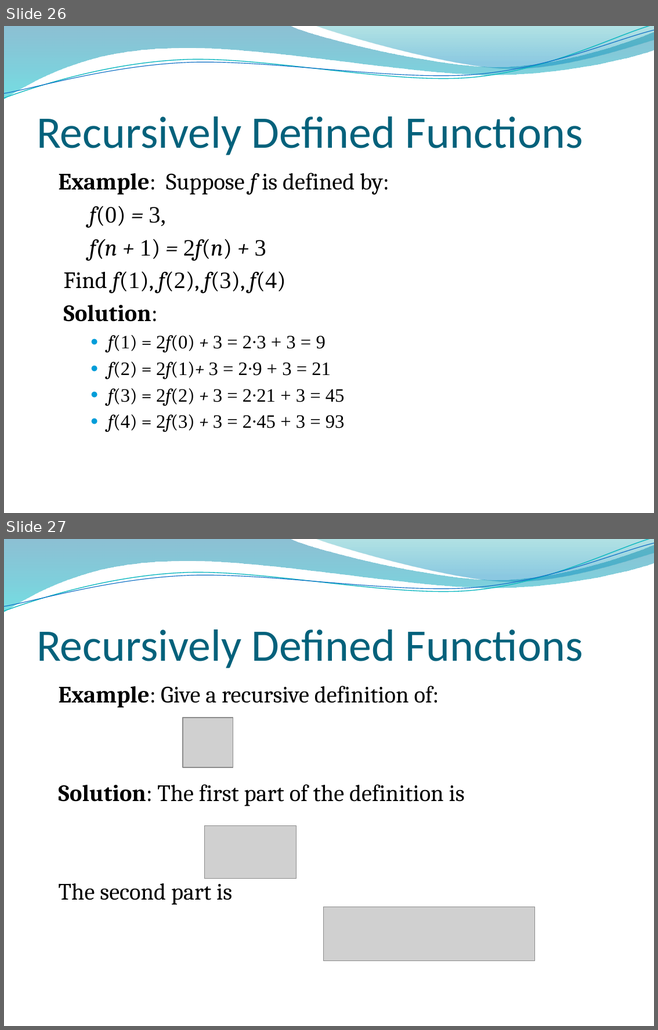
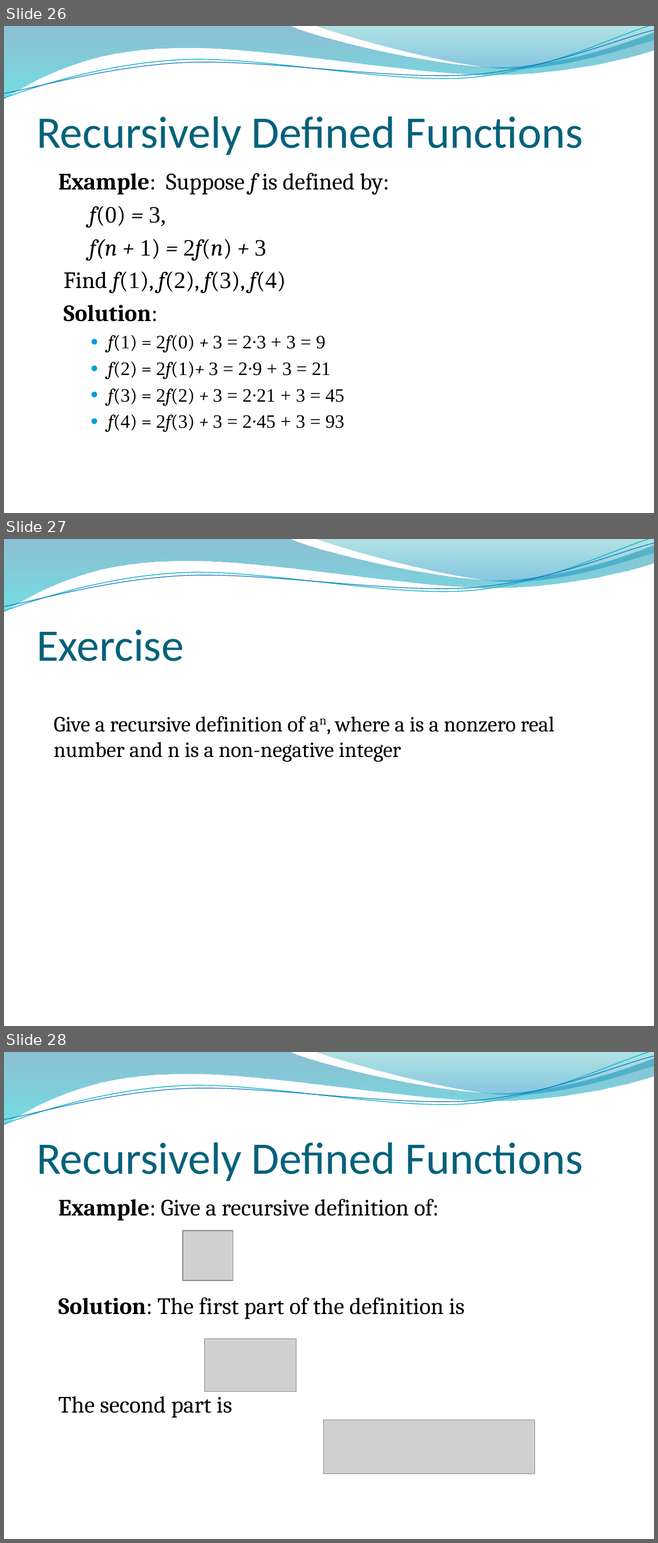
Before and after one commit to lin-chen-GA/lin-chen-GA.github.io, a slide deck: cs2620/slides/cs2620_notes5.pptx. Shown one above the other, each under a label of ours: slides 26 and 27 before the commit, slides 26, 27 and 28 after it. The pictures are 658x1030 and 658x1543 pixels, drawn with LibreOffice and Linux fonts; fonts in the diff are those of the drawing; grey boxes stand for pictures; background and template pictures are left out. Boxes give left, top, right and bottom in pixels: in the first picture for what was removed or moved away, otherwise in the second. Text is boxed around its words. In the diff, an @@ line names an element or a change of style, - is before the commit and + after.

```diff
--- a/cs2620/slides/cs2620_notes5.pptx
+++ b/cs2620/slides/cs2620_notes5.pptx
@@ slide 27 added at (4, 539, 654, 1026), background picture (left out); not listed: 4 template elements that a slide beside it also shows @@
@@ title added at (36, 629, 184, 661), 50 pt, text #04617B @@
+Exercise
@@ text added at (54, 716, 554, 762), 24 pt, text #000000 @@
+Give a recursive definition of an, where a is a nonzero real
+number and n is a non-negative integer
@@ what was slide 27 is now slide 28 @@
```
Also in this commit, not shown: 8 slides changed, 2 other slides added, 5 other files.
